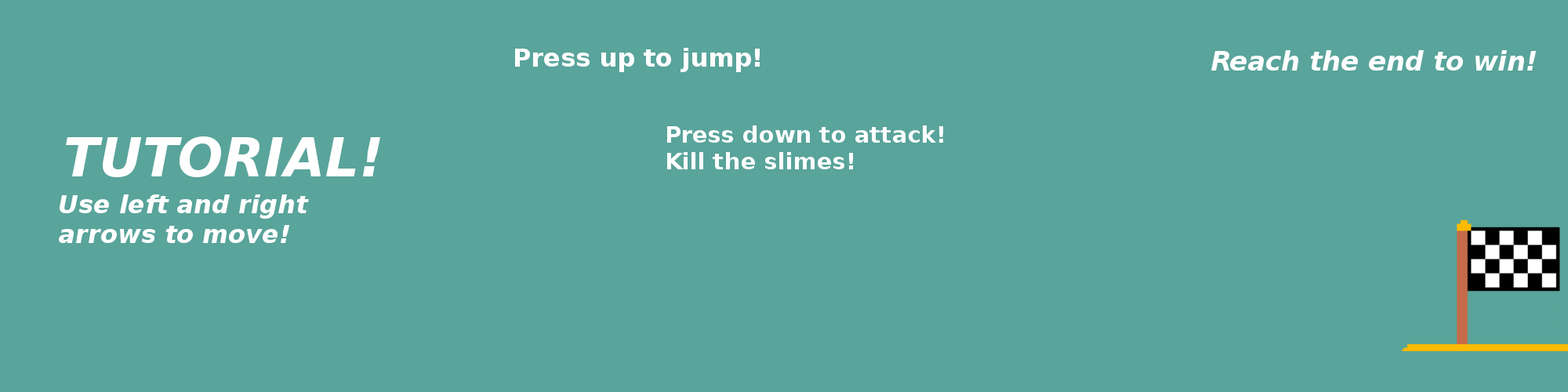
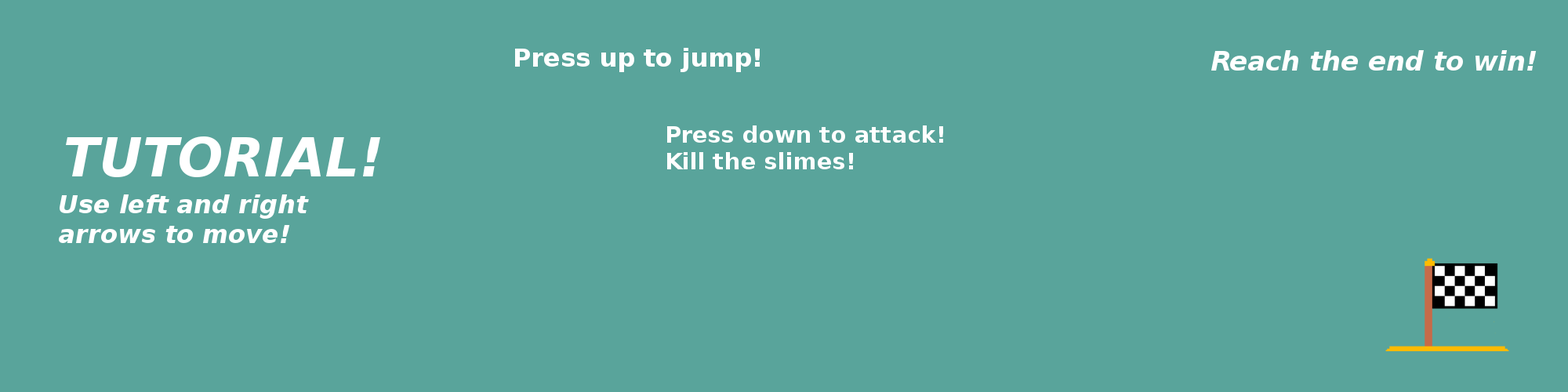
Layered file, before and after one edit (1568 × 392). Changes by layer:
painted on "endofgame.png" over [1385, 219, 1568, 352]
